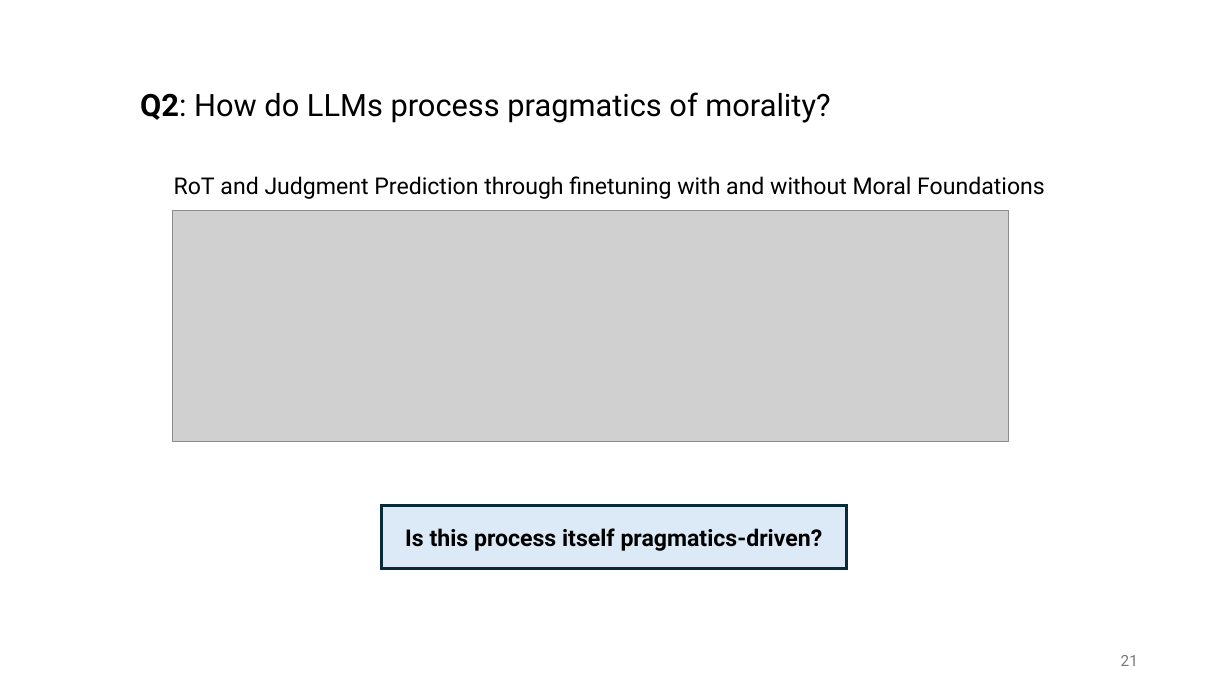
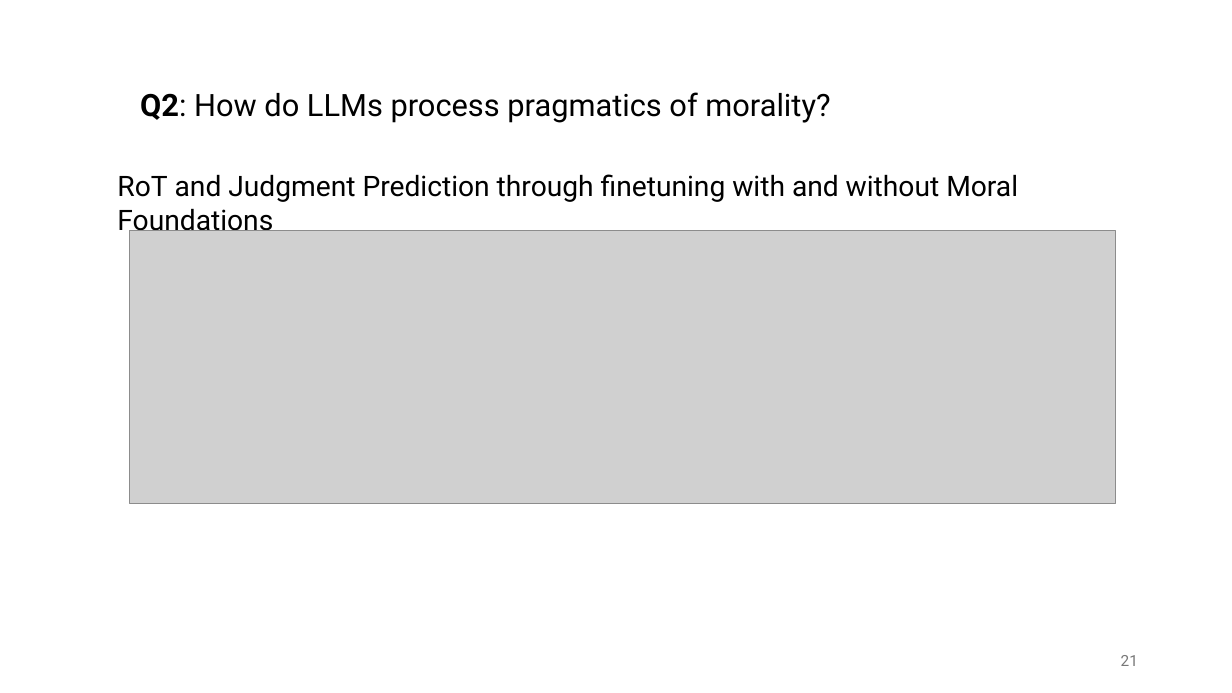
Before and after one commit to guangliang-nlp/jobtalk, a slide deck: slide 21 of jobtalk.pptx. Drawn at 1232x693 pixels with LibreOffice and Linux fonts; fonts in the diff are those of the drawing; grey boxes stand for pictures. Boxes give left, top, right and bottom in pixels: in the first picture for what was removed or moved away, otherwise in the second. Text is boxed around its words. In the diff, an @@ line names an element or a change of style, - is before the commit and + after.

```diff
--- a/jobtalk.pptx
+++ b/jobtalk.pptx
@@ text "RoT and Judgment Prediction through ..." moved from (x1=174, y1=176, x2=1045, y2=199) to (x1=117, y1=174, x2=1018, y2=202) @@
@@ text "RoT and Judgment Prediction through ..." at (x1=117, y1=174, x2=1018, y2=202): size 18 to 22 pt @@
@@ picture resized from (x1=172, y1=211, x2=1008, y2=442) to (x1=129, y1=231, x2=1115, y2=504) @@
@@ rectangle removed at (x1=381, y1=506, x2=847, y2=568) @@
-Is this process itself pragmatics-driven?
```
Also in this commit, not shown: 1 other slide changed, 1 other file.
